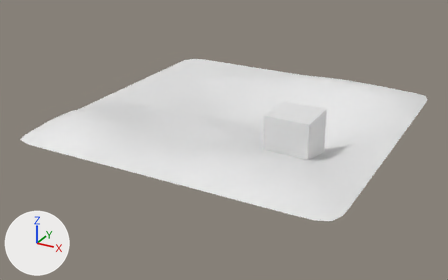
The glTF model assets/blueprints/ground.glb as it was, and as the next commit left it.
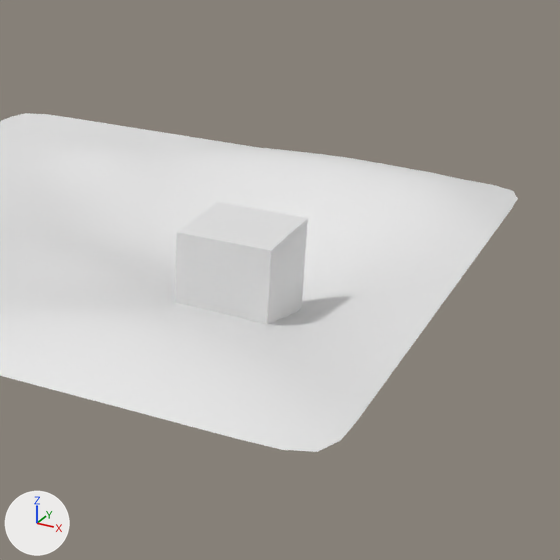
Each version appears first whole from a 50 mm camera at (68.7, -133.8, 59.0) aimed at (-1.9, -5.5, -5.1), and next in a close-up on the part from 40% to 100% of the width and 2% to 98% of the height. Every picture has the same lights, and +X, +Y and +Z are marked at lower left. Where no turn or scale is listed for an object, it has been applied to the vertices.

The first close-up shows 'ground.001', 'ground.002'.
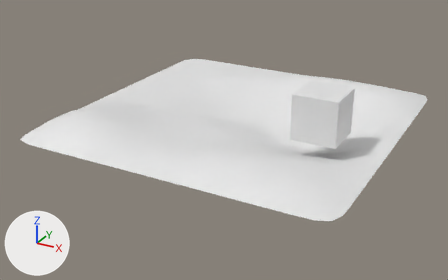
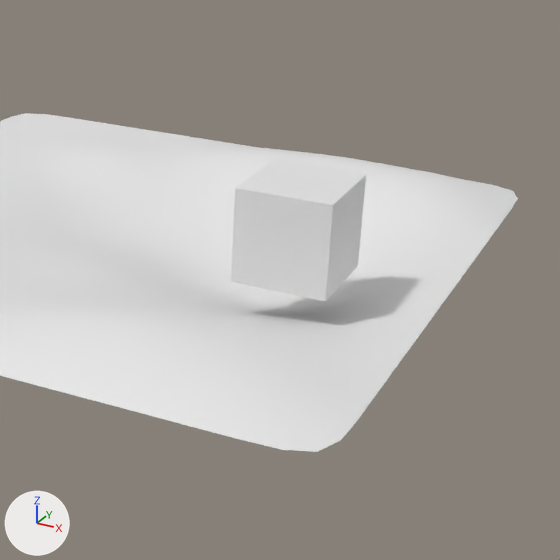
Where the change shows, as pixel boxes (x1, y1, x2, y2) in the close-ups (560 x 560 px):
'ground.002', moved: before (175, 202, 308, 324); after (231, 160, 366, 301)

The edits, one by one:
Object 'ground.002' (ob_ground_002) moves from (20.2, -12.5, 3.6) to (25.3, -9.2, 8.4).
